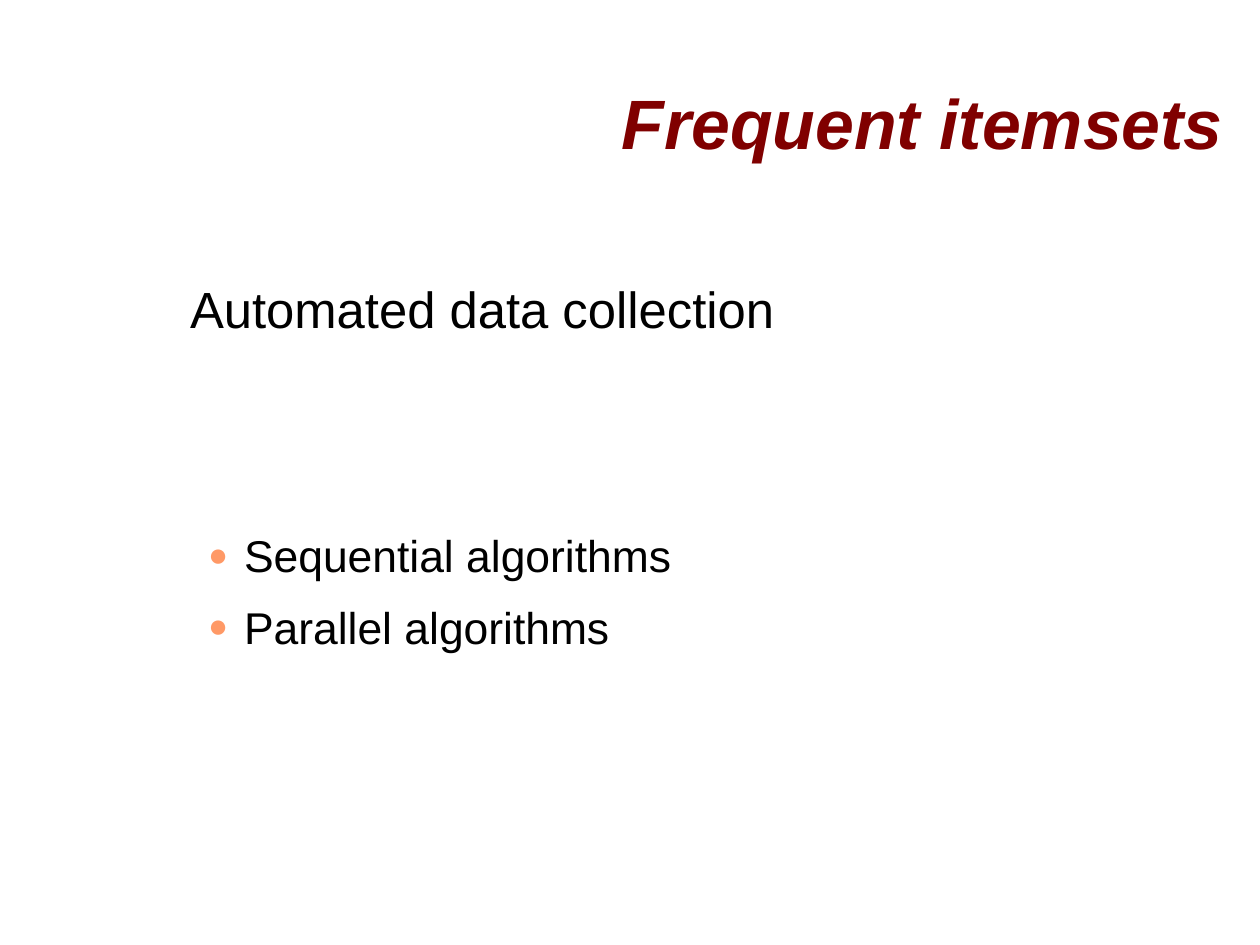
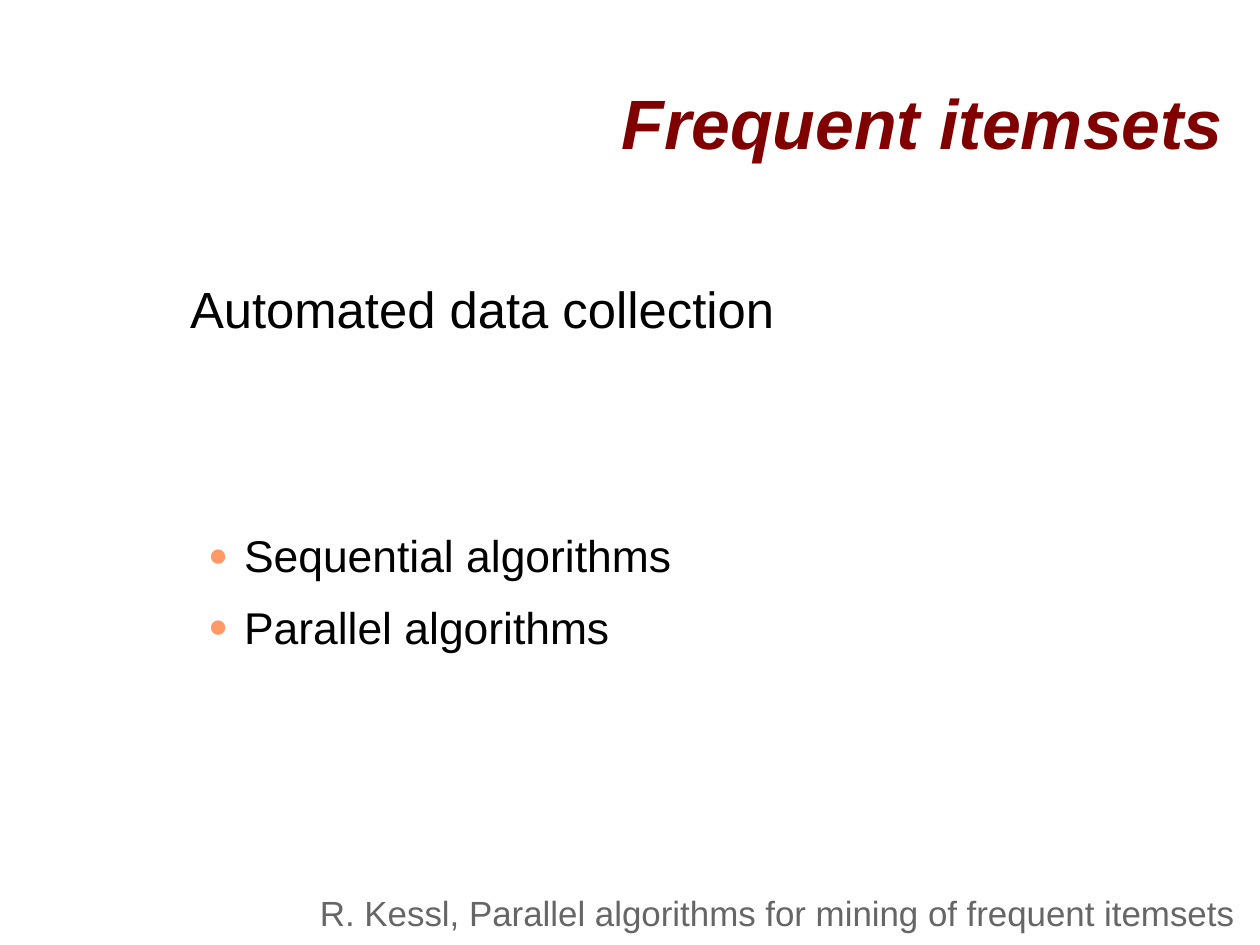
Before and after one commit to anze3db/ReservoirSampling, a slide deck: slide 8 of pres.odp. Drawn at 1260x945 pixels with LibreOffice and Linux fonts; fonts in the diff are those of the drawing; background and template pictures are left out. Boxes give left, top, right and bottom in pixels: in the first picture for what was removed or moved away, otherwise in the second. Text is boxed around its words. In the diff, an @@ line names an element or a change of style, - is before the commit and + after.

Commit message:
presentation finished

```diff
--- a/pres.odp
+++ b/pres.odp
@@ text added at [320,900,1234,933], 22 pt, text #666666 @@
+R. Kessl, Parallel algorithms for mining of frequent itemsets
```
Also in this commit, not shown: 4 other slides changed.
